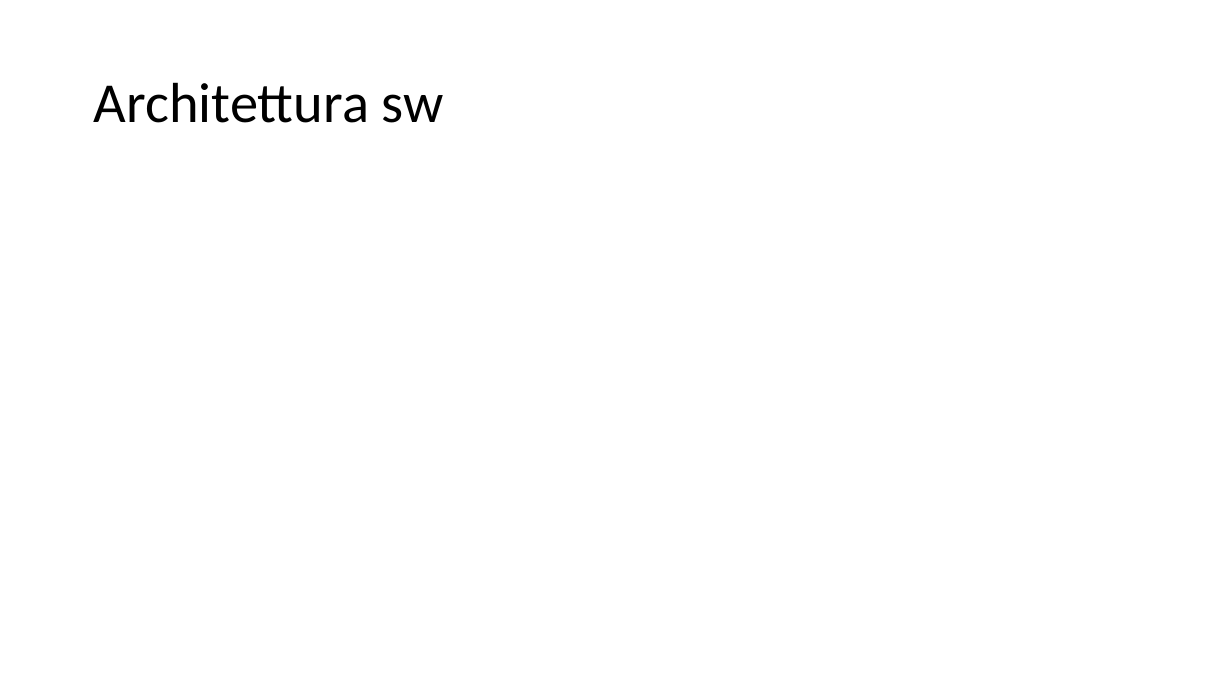
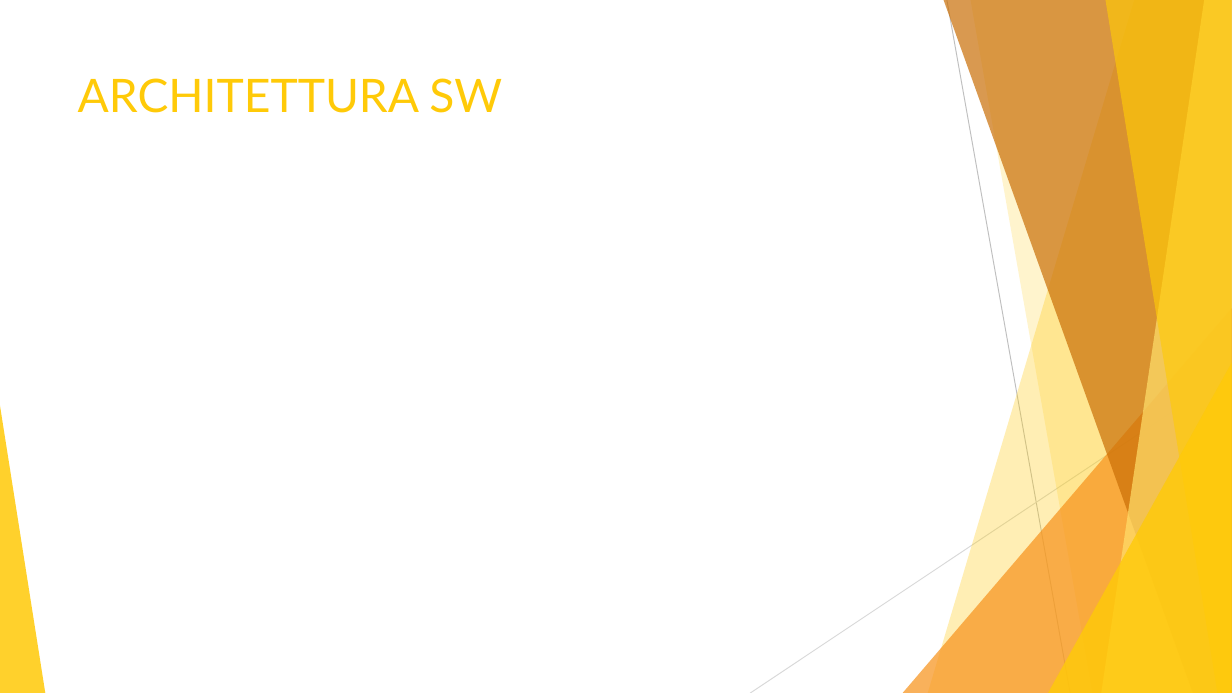
Before and after one commit to aymen94/visionario, a slide deck: slide 7 of documentation/it/Presentazione.pptx (slide 6 before the commit). Drawn at 1232x693 pixels with LibreOffice and Linux fonts; fonts in the diff are those of the drawing. Boxes give left, top, right and bottom in pixels: in the first picture for what was removed or moved away, otherwise in the second. Text is boxed around its words. In the diff, an @@ line names an element or a change of style, - is before the commit and + after.

Commit message:
presentazione ed er

```diff
--- a/documentation/it/Presentazione.pptx
+++ b/documentation/it/Presentazione.pptx
@@ title "ARCHITETTURA SW" at bbox=[78, 78, 502, 113]: vertical alignment middle to top @@
@@ title at bbox=[78, 78, 502, 113]: text changed; size 44 to 36 pt; font Calibri to Lato; text colour #000000 to #FFCA08 @@
-Architettura sw
+ARCHITETTURA SW
@@ group added at bbox=[0, 0, 1232, 693]: 5 freeform shapes, 3 triangles, 2 lines @@
```
Also in this commit, not shown: 5 other slides changed, 3 slides added, 1 slide removed, 1 other file.
